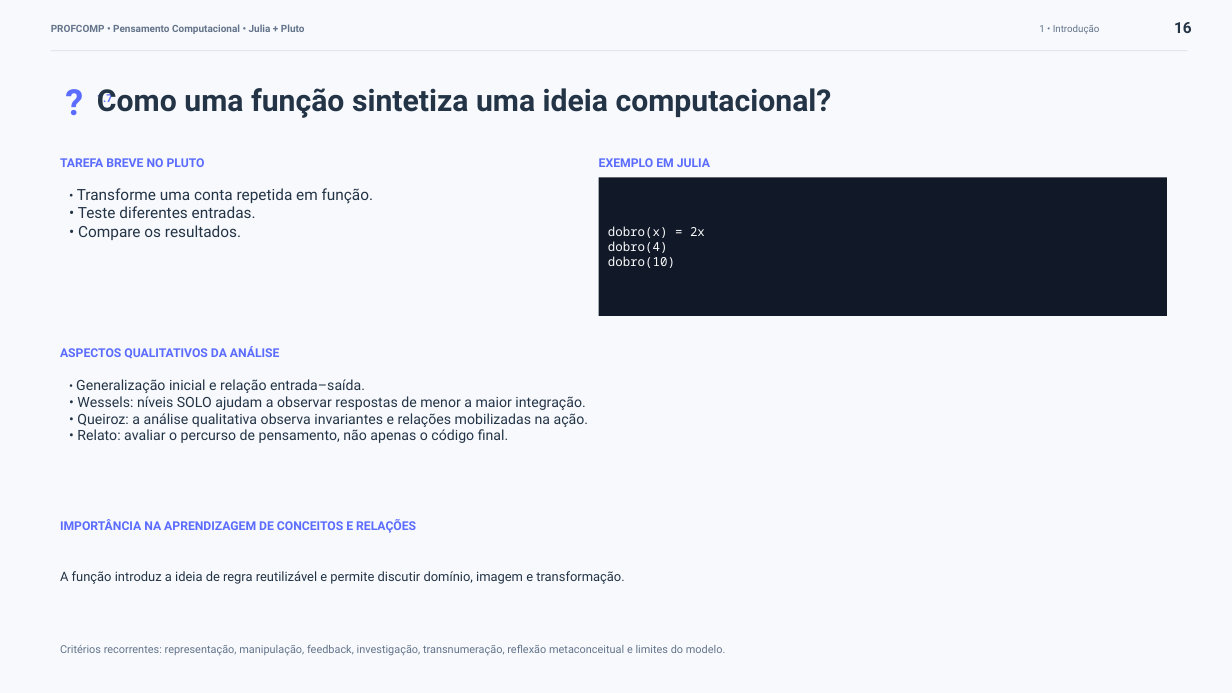
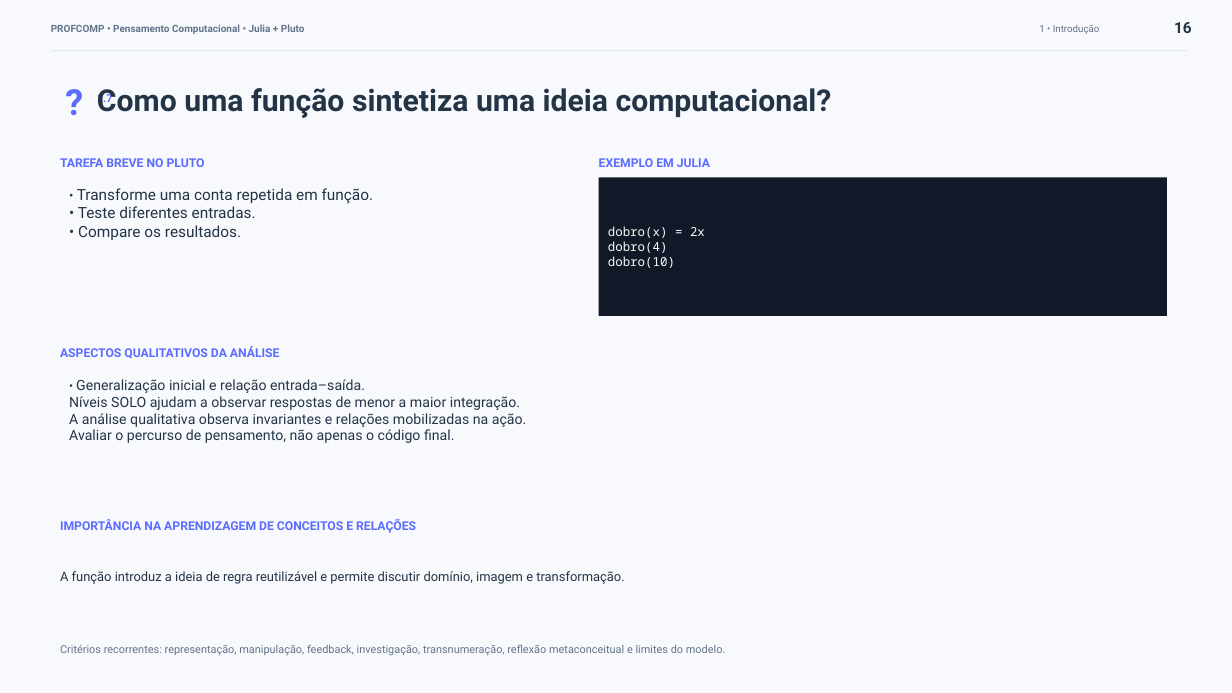
Before and after one commit to anaemilia/pensamento-computacional, a slide deck: slide 17 of Aula01_Introducao_a_Computacao_e_ao_Pensamento_Computacional/Aula01_Teoria-19-08-26.pptx. Drawn at 1232x693 pixels with LibreOffice and Linux fonts; fonts in the diff are those of the drawing. Boxes give left, top, right and bottom in pixels: in the first picture for what was removed or moved away, otherwise in the second. Text is boxed around its words. In the diff, an @@ line names an element or a change of style, - is before the commit and + after.

```diff
--- a/Aula01_Introducao_a_Computacao_e_ao_Pensamento_Computacional/Aula01_Teoria-19-08-26.pptx
+++ b/Aula01_Introducao_a_Computacao_e_ao_Pensamento_Computacional/Aula01_Teoria-19-08-26.pptx
@@ text at box(69, 396, 527, 443): text changed @@
-• Wessels: níveis SOLO ajudam a observar respostas de menor a maior integração.
-• Queiroz: a análise qualitativa observa invariantes e relações mobilizadas na ação.
-• Relato: avaliar o percurso de pensamento, não apenas o código final.
+Níveis SOLO ajudam a observar respostas de menor a maior integração.
+A análise qualitativa observa invariantes e relações mobilizadas na ação.
+Avaliar o percurso de pensamento, não apenas o código final.
```
Also in this commit, not shown: 10 other slides changed, 7 other files.
